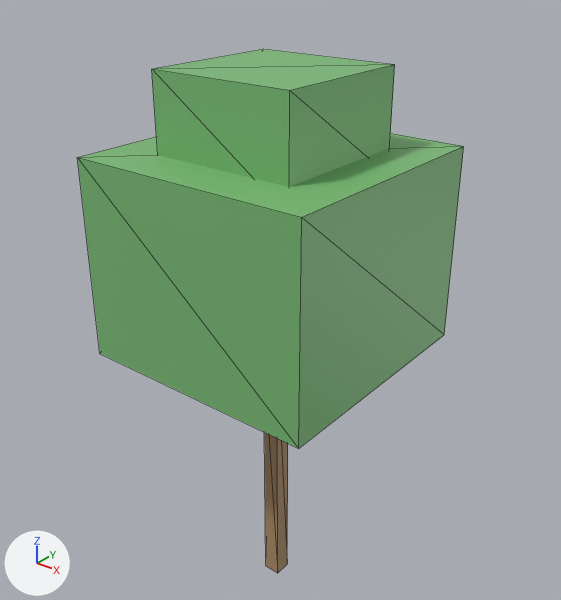
The glTF model data/islands/disksaver/glb/Prop_DS_Tree_25.glb, before and after one commit.
Both versions are drawn from a 50 mm camera at (7.24, -8.93, 11.34) aimed at (-0.14, 0.3, 5.62). Lighting does not change. The marker at lower left points along +X, +Y and +Z. The older version comes first. Mesh edges are drawn as thin lines. Vertices at exactly the same position are counted once.
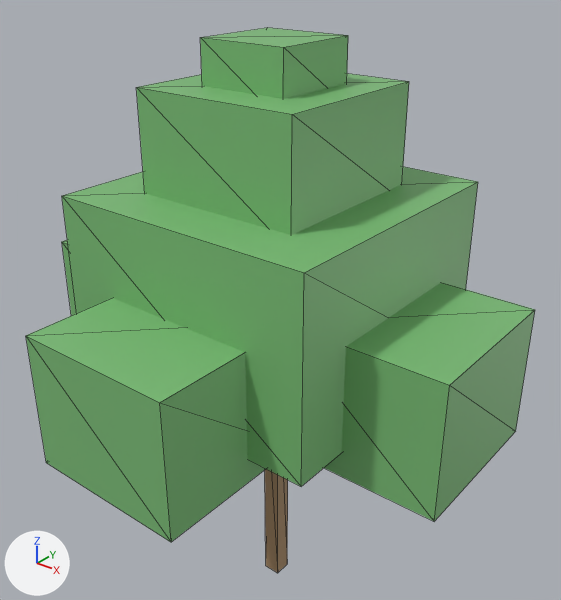
Where the change shows, as pixel boxes (x1, y1, x2, y2) in the pictures (561 x 600 px):
'Cube.001', moved, rescaled (7% wider): before (77, 133, 464, 448); after (62, 167, 478, 486)
'Cube.002', moved, rescaled: before (152, 49, 395, 187); after (324, 282, 535, 522)
'Cube.005', added (green): after (26, 298, 266, 542)
'Cube.006', added (green): after (136, 73, 409, 235)
'Cube.007', added (green): after (200, 28, 348, 99)
'Cube.003', added (green): after (62, 240, 77, 316)

The change, as a diff of the scene's bpy script:
```diff
--- a/data/islands/disksaver/glb/Prop_DS_Tree_25.glb.py
+++ b/data/islands/disksaver/glb/Prop_DS_Tree_25.glb.py
@@ me_cube_1489 @@
 # used by ob_cube_001; location = (0.0, 0.0, 0.0)
-me_cube_1489.from_pydata(...)  # 8 vertices, 12 faces; spans x -2.06..2.06, y -2.06..2.06, z 4.95..8.25
+me_cube_1489.from_pydata(...)  # 8 vertices, 12 faces; spans x -2.27..2.27, y -2.27..2.27, z 4.54..7.67
+# me_cube_1489 part 1: the whole mesh is scaled about its middle by (1.1, 1.1, 0.95), then moved by (0.0, 0.0, -0.49)
 me_cube_1489.materials.append(mat_ds_leaf1)
@@ me_cube_1490 @@
 # used by ob_cube_002; location = (0.0, 0.0, 0.0)
-me_cube_1490.from_pydata(...)  # 8 vertices, 12 faces; spans x -1.24..1.24, y -1.24..1.24, z 7.84..9.49
+me_cube_1490.from_pydata(...)  # 8 vertices, 12 faces; spans x 1.15..3.8, y -1.32..1.32, z 4.12..6.27
+# me_cube_1490 part 2: the whole mesh is scaled about its middle by (1.07, 1.07, 1.3), then moved by (2.47, 0.0, -3.47)
 me_cube_1490.materials.append(mat_ds_leaf1)
@@ me_cube_1620 @@
+me_cube_1620.from_pydata(...)  # a box spanning x -0.742..0.742, y -0.742..0.742, z 8.91..9.9
+me_cube_1620.materials.append(mat_ds_leaf1)  # green #7abb76
@@ me_cube_1619 @@
+me_cube_1619.from_pydata(...)  # a box spanning x -1.4..1.4, y -1.4..1.4, z 7.42..9.24
+me_cube_1619.materials.append(mat_ds_leaf1)  # green #7abb76
@@ me_cube_1618 @@
+me_cube_1618.from_pydata(...)  # a box spanning x -1.32..1.32, y -3.8..-1.15, z 4.12..6.27
+me_cube_1618.materials.append(mat_ds_leaf1)  # green #7abb76
@@ me_cube_1616 @@
+me_cube_1616.from_pydata(...)  # a box spanning x -3.8..-1.15, y -1.32..1.32, z 4.12..6.27
+me_cube_1616.materials.append(mat_ds_leaf1)  # green #7abb76
@@ ob_cube_007 @@
+ob_cube_007 = bpy.data.objects.new('Cube.007', me_cube_1620)
+ob_cube_007.location = (0.0, 0.0, 0.0)
@@ ob_cube_006 @@
+ob_cube_006 = bpy.data.objects.new('Cube.006', me_cube_1619)
+ob_cube_006.location = (0.0, 0.0, 0.0)
@@ ob_cube_005 @@
+ob_cube_005 = bpy.data.objects.new('Cube.005', me_cube_1618)
+ob_cube_005.location = (0.0, 0.0, 0.0)
@@ ob_cube_003 @@
+ob_cube_003 = bpy.data.objects.new('Cube.003', me_cube_1616)
+ob_cube_003.location = (0.0, 0.0, 0.0)
```
